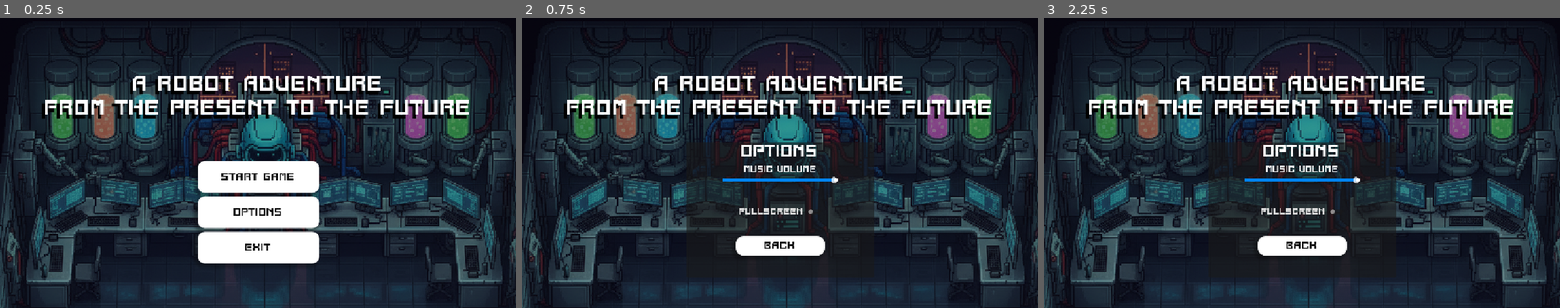
Above: before the commit, frames 1-3 (left to right).
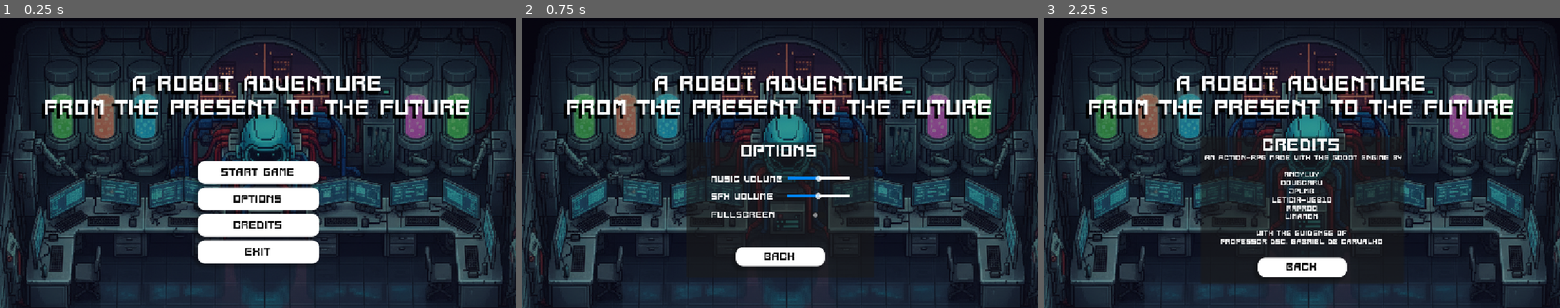
Above: after the commit, the same moments.

Repository: Clique33/Gamelab-Squad-Brain
Game: Godot game, scene res://scenes/main_menu.tscn
Two runs of this game, one before a commit and one after it. Both use one fixed random seed, a clock stepped at 60 frames per second and the inputs below. This scene is started directly instead of the project's main scene.
Inputs (mouse positions are in pixels of both pictures, inside the frame that each line leads up to):
- Up to frame 1 (0.25 s): no input
- Up to frame 2 (0.75 s): click "Options" at 0.5 s
- Up to frame 3 (2.25 s): click "Back" at 1.25 s; click (1302, 223) at 2 s, where only the run after the commit has a clickable "Credits"

The runs differ from the first frame. In frame 1, 2.8% of the frame differs, in the area x 37-62%, y 51-82%; in frame 2, 2.5%; in frame 3, 5.1%, in the area x 30-70%, y 40-92%.

Commit message:
menu principal pr

Diff:
--- a/scenes/main_menu.tscn
+++ b/scenes/main_menu.tscn
@@ -52,6 +52,8 @@
 color = Color(3.73495e-05, 0.515987, 0.945211, 1)
 thickness = 6
 
+[sub_resource type="StyleBoxEmpty" id="StyleBoxEmpty_rtw2f"]
+
 [node name="Main_menu" type="Control"]
 layout_mode = 3
 anchors_preset = 15
@@ -94,7 +96,6 @@
 vertical_alignment = 1
 
 [node name="Main_buttons" type="VBoxContainer" parent="."]
-visible = false
 layout_mode = 1
 anchors_preset = 8
 anchor_left = 0.5
@@ -138,6 +139,21 @@
 theme_override_styles/pressed = SubResource("StyleBoxFlat_bqqt6")
 theme_override_styles/normal = SubResource("StyleBoxFlat_vue75")
 text = "Options"
+
+[node name="Credits" type="Button" parent="Main_buttons"]
+layout_mode = 2
+size_flags_vertical = 3
+theme_override_colors/font_hover_color = Color(0, 0, 0, 1)
+theme_override_colors/font_color = Color(0.0430392, 0.0430392, 0.0430392, 1)
+theme_override_colors/font_focus_color = Color(0, 0, 0, 1)
+theme_override_colors/font_pressed_color = Color(0, 0, 0, 1)
+theme_override_fonts/font = ExtResource("2_ekxnf")
+theme_override_font_sizes/font_size = 24
+theme_override_styles/focus = SubResource("StyleBoxEmpty_ekxnf")
+theme_override_styles/hover = SubResource("StyleBoxFlat_ekxnf")
+theme_override_styles/pressed = SubResource("StyleBoxFlat_bqqt6")
+theme_override_styles/normal = SubResource("StyleBoxFlat_vue75")
+text = "Credits"
 
 [node name="Exit" type="Button" parent="Main_buttons"]
 layout_mode = 2
@@ -161,6 +177,7 @@
 bus = &"Music"
 
 [node name="Options" type="Panel" parent="."]
+visible = false
 layout_mode = 1
 anchors_preset = 8
 anchor_left = 0.5
@@ -182,9 +199,9 @@
 anchor_right = 0.5
 anchor_bottom = 0.5
 offset_left = -99.0
-offset_top = 58.5
+offset_top = 82.5
 offset_right = 99.0
-offset_bottom = 101.5
+offset_bottom = 125.5
 grow_horizontal = 2
 grow_vertical = 2
 size_flags_vertical = 3
@@ -212,68 +229,182 @@
 horizontal_alignment = 1
 vertical_alignment = 1
 
-[node name="AudioCrontrol" type="HSlider" parent="Options"]
-layout_mode = 1
-anchors_preset = 8
-anchor_left = 0.5
-anchor_top = 0.5
-anchor_right = 0.5
-anchor_bottom = 0.5
-offset_left = -127.5
-offset_top = -83.0
-offset_right = 127.5
-offset_bottom = -49.0
-grow_horizontal = 2
-grow_vertical = 2
+[node name="VBoxContainer" type="VBoxContainer" parent="Options"]
+layout_mode = 1
+anchors_preset = 8
+anchor_left = 0.5
+anchor_top = 0.5
+anchor_right = 0.5
+anchor_bottom = 0.5
+offset_left = -154.5
+offset_top = -78.0
+offset_right = 154.5
+offset_bottom = 46.0
+grow_horizontal = 2
+grow_vertical = 2
+theme_override_constants/separation = 18
+
+[node name="HBoxContainer" type="HBoxContainer" parent="Options/VBoxContainer"]
+layout_mode = 2
+size_flags_vertical = 4
+theme_override_constants/separation = 10
+
+[node name="Label" type="Label" parent="Options/VBoxContainer/HBoxContainer"]
+layout_mode = 2
+theme_override_fonts/font = ExtResource("2_ekxnf")
+theme_override_font_sizes/font_size = 20
+text = "Music volume"
+horizontal_alignment = 1
+vertical_alignment = 1
+
+[node name="MusicVolume" type="HSlider" parent="Options/VBoxContainer/HBoxContainer"]
+layout_mode = 2
+size_flags_horizontal = 3
 theme_override_styles/slider = SubResource("StyleBoxLine_wu84c")
 theme_override_styles/grabber_area = SubResource("StyleBoxLine_8ln24")
 theme_override_styles/grabber_area_highlight = SubResource("StyleBoxLine_8ln24")
 max_value = 1.0
 step = 0.05
-value = 1.0
+value = 0.5
 script = ExtResource("5_8ln24")
-audio_bus_name = "Music"
-
-[node name="Label" type="Label" parent="Options/AudioCrontrol"]
-layout_mode = 1
-anchors_preset = 8
-anchor_left = 0.5
-anchor_top = 0.5
-anchor_right = 0.5
-anchor_bottom = 0.5
-offset_left = -53.5
-offset_top = -35.5
-offset_right = 53.5
-offset_bottom = -12.5
-grow_horizontal = 2
-grow_vertical = 2
+
+[node name="HBoxContainer2" type="HBoxContainer" parent="Options/VBoxContainer"]
+layout_mode = 2
+size_flags_vertical = 4
+theme_override_constants/separation = 31
+
+[node name="Label" type="Label" parent="Options/VBoxContainer/HBoxContainer2"]
+layout_mode = 2
 theme_override_fonts/font = ExtResource("2_ekxnf")
 theme_override_font_sizes/font_size = 20
-text = "Music volume"
-horizontal_alignment = 1
-vertical_alignment = 1
-
-[node name="FullscreenControl" type="CheckButton" parent="Options"]
-layout_mode = 1
-anchors_preset = 8
-anchor_left = 0.5
-anchor_top = 0.5
-anchor_right = 0.5
-anchor_bottom = 0.5
-offset_left = -98.0
-offset_top = -20.5
-offset_right = 98.0
-offset_bottom = 28.5
-grow_horizontal = 2
-grow_vertical = 2
+text = "SFX volume"
+horizontal_alignment = 1
+vertical_alignment = 1
+
+[node name="SFXVolume" type="HSlider" parent="Options/VBoxContainer/HBoxContainer2"]
+layout_mode = 2
+size_flags_horizontal = 3
+theme_override_styles/slider = SubResource("StyleBoxLine_wu84c")
+theme_override_styles/grabber_area = SubResource("StyleBoxLine_8ln24")
+theme_override_styles/grabber_area_highlight = SubResource("StyleBoxLine_8ln24")
+max_value = 1.0
+step = 0.05
+value = 0.5
+script = ExtResource("5_8ln24")
+
+[node name="HBoxContainer3" type="HBoxContainer" parent="Options/VBoxContainer"]
+layout_mode = 2
+theme_override_constants/separation = 74
+
+[node name="Label" type="Label" parent="Options/VBoxContainer/HBoxContainer3"]
+layout_mode = 2
 theme_override_fonts/font = ExtResource("2_ekxnf")
 theme_override_font_sizes/font_size = 20
 text = "Fullscreen"
+horizontal_alignment = 1
+vertical_alignment = 1
+
+[node name="FullscreenControl" type="CheckButton" parent="Options/VBoxContainer/HBoxContainer3"]
+layout_mode = 2
+theme_override_fonts/font = ExtResource("2_ekxnf")
+theme_override_font_sizes/font_size = 20
+theme_override_styles/focus = SubResource("StyleBoxEmpty_rtw2f")
 script = ExtResource("6_rtw2f")
+
+[node name="Credits" type="Panel" parent="."]
+visible = false
+layout_mode = 1
+anchors_preset = 8
+anchor_left = 0.5
+anchor_top = 0.5
+anchor_right = 0.5
+anchor_bottom = 0.5
+offset_left = -227.0
+offset_top = -60.5
+offset_right = 227.0
+offset_bottom = 268.5
+grow_horizontal = 2
+grow_vertical = 2
+
+[node name="Back" type="Button" parent="Credits"]
+layout_mode = 1
+anchors_preset = 8
+anchor_left = 0.5
+anchor_top = 0.5
+anchor_right = 0.5
+anchor_bottom = 0.5
+offset_left = -99.0
+offset_top = 106.5
+offset_right = 99.0
+offset_bottom = 149.5
+grow_horizontal = 2
+grow_vertical = 2
+size_flags_vertical = 3
+theme_override_colors/font_hover_color = Color(0, 0, 0, 1)
+theme_override_colors/font_color = Color(0.0430392, 0.0430392, 0.0430392, 1)
+theme_override_colors/font_focus_color = Color(0, 0, 0, 1)
+theme_override_colors/font_pressed_color = Color(0, 0, 0, 1)
+theme_override_fonts/font = ExtResource("2_ekxnf")
+theme_override_font_sizes/font_size = 24
+theme_override_styles/focus = SubResource("StyleBoxEmpty_ekxnf")
+theme_override_styles/hover = SubResource("StyleBoxFlat_ekxnf")
+theme_override_styles/pressed = SubResource("StyleBoxFlat_bqqt6")
+theme_override_styles/normal = SubResource("StyleBoxFlat_vue75")
+text = "Back"
+
+[node name="OptionsTitle" type="Label" parent="Credits"]
+layout_mode = 1
+anchors_preset = 10
+anchor_right = 1.0
+offset_bottom = 40.0
+grow_horizontal = 2
+theme_override_fonts/font = ExtResource("2_ekxnf")
+theme_override_font_sizes/font_size = 38
+text = "Credits"
+horizontal_alignment = 1
+vertical_alignment = 1
+
+[node name="VBoxContainer" type="VBoxContainer" parent="Credits"]
+layout_mode = 1
+anchors_preset = 8
+anchor_left = 0.5
+anchor_top = 0.5
+anchor_right = 0.5
+anchor_bottom = 0.5
+offset_left = -218.0
+offset_top = -104.5
+offset_right = 218.0
+offset_bottom = 60.5
+grow_horizontal = 2
+grow_vertical = 2
+theme_override_constants/separation = 18
+
+[node name="OptionsTitle" type="Label" parent="Credits/VBoxContainer"]
+layout_mode = 2
+theme_override_constants/line_spacing = 0
+theme_override_fonts/font = ExtResource("2_ekxnf")
+theme_override_font_sizes/font_size = 16
+text = " An Action-RPG made with the GODOT engine by
+
+andyluy
+d0ugcarv
+JPLMB
+Leticia-web10
+RafRoq
+limamon
+
+with the guidense of
+Professor Dsc. Gabriel de Carvalho"
+horizontal_alignment = 1
+vertical_alignment = 1
 
 [connection signal="pressed" from="Main_buttons/StartGame" to="." method="_on_start_game_pressed"]
 [connection signal="pressed" from="Main_buttons/Options" to="." method="_on_options_pressed"]
+[connection signal="pressed" from="Main_buttons/Credits" to="." method="_on_credits_pressed"]
 [connection signal="pressed" from="Main_buttons/Exit" to="." method="_on_exit_pressed"]
 [connection signal="pressed" from="Options/Back" to="." method="_on_back_options_pressed"]
-[connection signal="value_changed" from="Options/AudioCrontrol" to="Options/AudioCrontrol" method="_on_value_changed"]
-[connection signal="toggled" from="Options/FullscreenControl" to="Options/FullscreenControl" method="_on_toggled"]
+[connection signal="value_changed" from="Options/VBoxContainer/HBoxContainer/MusicVolume" to="Options/VBoxContainer/HBoxContainer/MusicVolume" method="_on_value_changed"]
+[connection signal="value_changed" from="Options/VBoxContainer/HBoxContainer/MusicVolume" to="Options/VBoxContainer/HBoxContainer/MusicVolume" method="_on_music_volume_value_changed"]
+[connection signal="value_changed" from="Options/VBoxContainer/HBoxContainer2/SFXVolume" to="Options/VBoxContainer/HBoxContainer2/SFXVolume" method="_on_sfx_volume_value_changed"]
+[connection signal="toggled" from="Options/VBoxContainer/HBoxContainer3/FullscreenControl" to="Options/VBoxContainer/HBoxContainer3/FullscreenControl" method="_on_toggled"]
+[connection signal="pressed" from="Credits/Back" to="." method="_on_back_options_pressed"]
--- a/scripts/menu/audio_crontrol.gd
+++ b/scripts/menu/audio_crontrol.gd
@@ -1,14 +1,19 @@
 extends HSlider
 
-@export var audio_bus_name: String
-var audio_bus_id: int
+var audio_bus_music_id: int
+var audio_bus_sfx_id: int
 var db: int # Saves converted db value, goes from 0 to 1
 
 # Called when the node enters the scene tree for the first time.
 func _ready() -> void:
-	audio_bus_id = AudioServer.get_bus_index(audio_bus_name)
+	audio_bus_music_id = AudioServer.get_bus_index("Music")
+	audio_bus_sfx_id = AudioServer.get_bus_index("SFX")
+
+func _on_music_volume_value_changed(value: float) -> void:
+	db = linear_to_db(value)
+	AudioServer.set_bus_volume_db(audio_bus_music_id, db)
 
 
-func _on_value_changed(value: float) -> void:
+func _on_sfx_volume_value_changed(value: float) -> void:
 	db = linear_to_db(value)
-	AudioServer.set_bus_volume_db(audio_bus_id, db)
+	AudioServer.set_bus_volume_db(audio_bus_sfx_id, db)
--- a/scripts/menu/fullscreen_control.gd
+++ b/scripts/menu/fullscreen_control.gd
@@ -1,9 +1,4 @@
 extends CheckButton
-
-
-# Called when the node enters the scene tree for the first time.
-func _ready() -> void:
-	pass # Replace with function body.
 
 
 func _on_toggled(toggled_on: bool) -> void:
--- a/scripts/menu/main_menu.gd
+++ b/scripts/menu/main_menu.gd
@@ -2,11 +2,15 @@
 
 @onready var main_buttons: VBoxContainer = $Main_buttons
 @onready var options: Panel = $Options
+@onready var credits: Panel = $Credits
 
 # Called when the node enters the scene tree for the first time.
 func _ready() -> void:
 	main_buttons.visible = true
+
 	options.visible = false
+
+	credits.visible = false
 
 
 # Called every frame. 'delta' is the elapsed time since the previous frame.
@@ -22,9 +26,14 @@
 	options.visible = true
 
 
+func _on_back_options_pressed() -> void:
+	_ready()
+
+
+func _on_credits_pressed() -> void:
+	main_buttons.visible = false
+	credits.visible = true
+
+
 func _on_exit_pressed() -> void:
 	get_tree().quit()
-
-
-func _on_back_options_pressed() -> void:
-	_ready()
Not shown: 1 places in scenes/main_menu.tscn that only renumber resources
Not shown, changed: README.md
